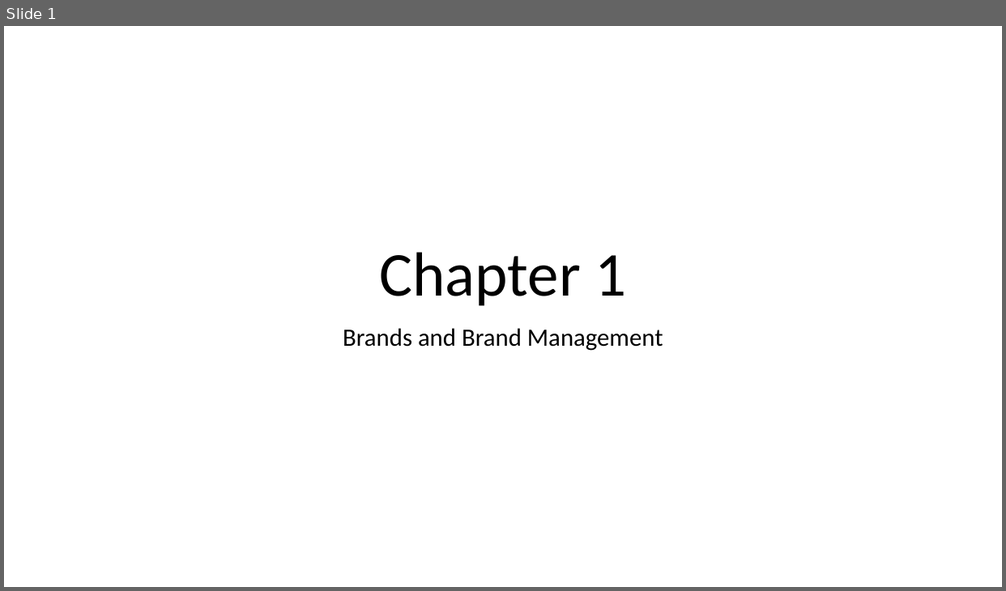
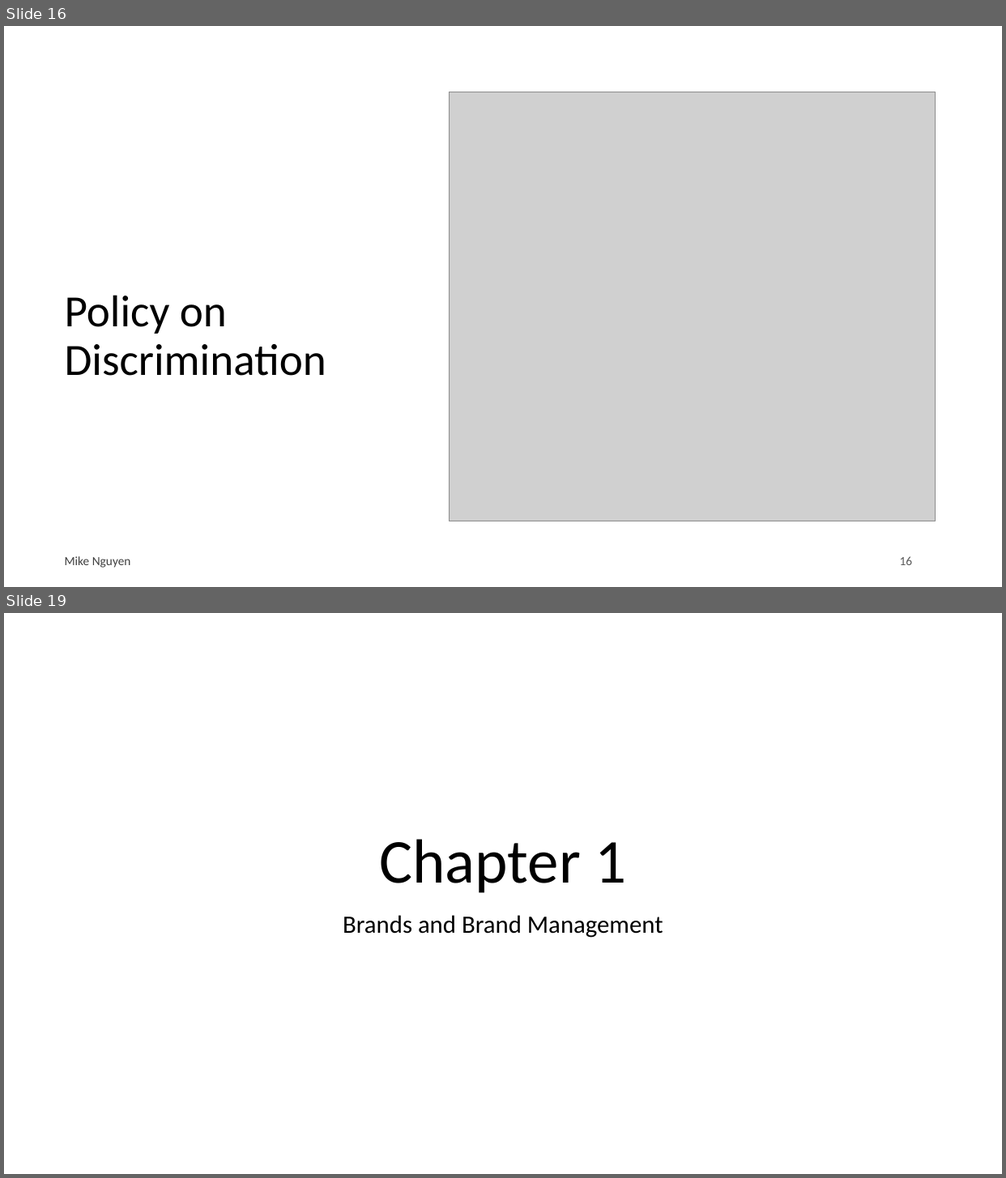
Before and after one commit to mikenguyen13/brand_F22, a slide deck: lecture/1/01.pptx. Shown one above the other, each under a label of ours: slide 1 before the commit, slides 16 and 19 after it; the slides between them are not shown. The pictures are 1006x591 and 1006x1178 pixels, drawn with LibreOffice and Linux fonts; fonts in the diff are those of the drawing; grey boxes stand for pictures. Boxes give left, top, right and bottom in pixels: in the first picture for what was removed or moved away, otherwise in the second. Text is boxed around its words. In the diff, an @@ line names an element or a change of style, - is before the commit and + after.

```diff
--- a/lecture/1/01.pptx
+++ b/lecture/1/01.pptx
@@ slide 16 added at bbox=[4, 26, 1002, 587], background #FFFFFF @@
@@ picture added at bbox=[450, 92, 936, 522] @@
@@ title added at bbox=[65, 295, 326, 376], 43 pt, text #000000 @@
+Policy on Discrimination
@@ text added at bbox=[65, 557, 131, 568], 12 pt, text #404040 @@
+Mike Nguyen
@@ page number added at bbox=[900, 557, 913, 565], 12 pt, text #595959 @@
+16
@@ what was slide 1 is now slide 19 @@
```
Also in this commit, not shown: 17 other slides added, 6 other files.
